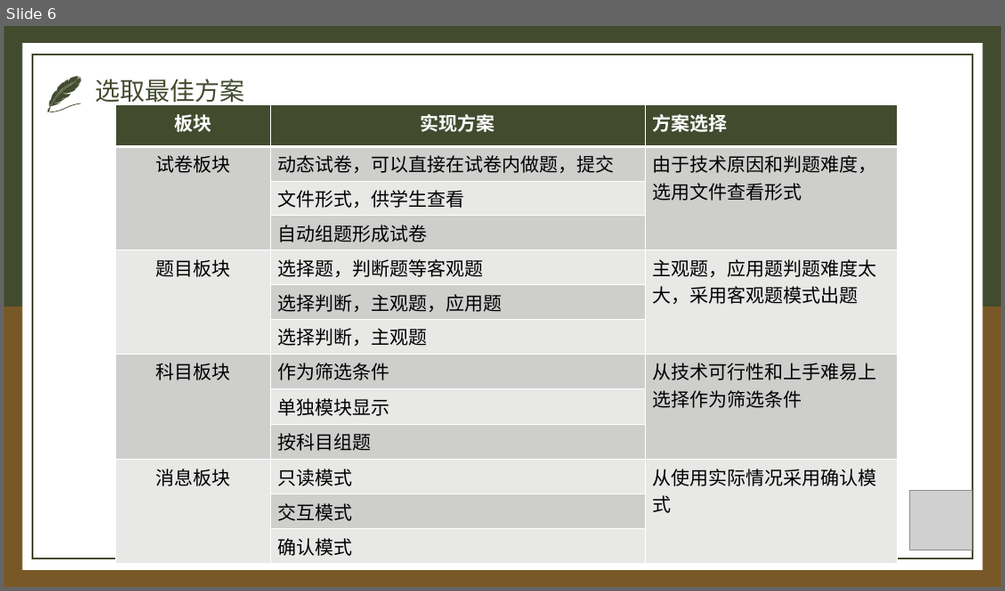
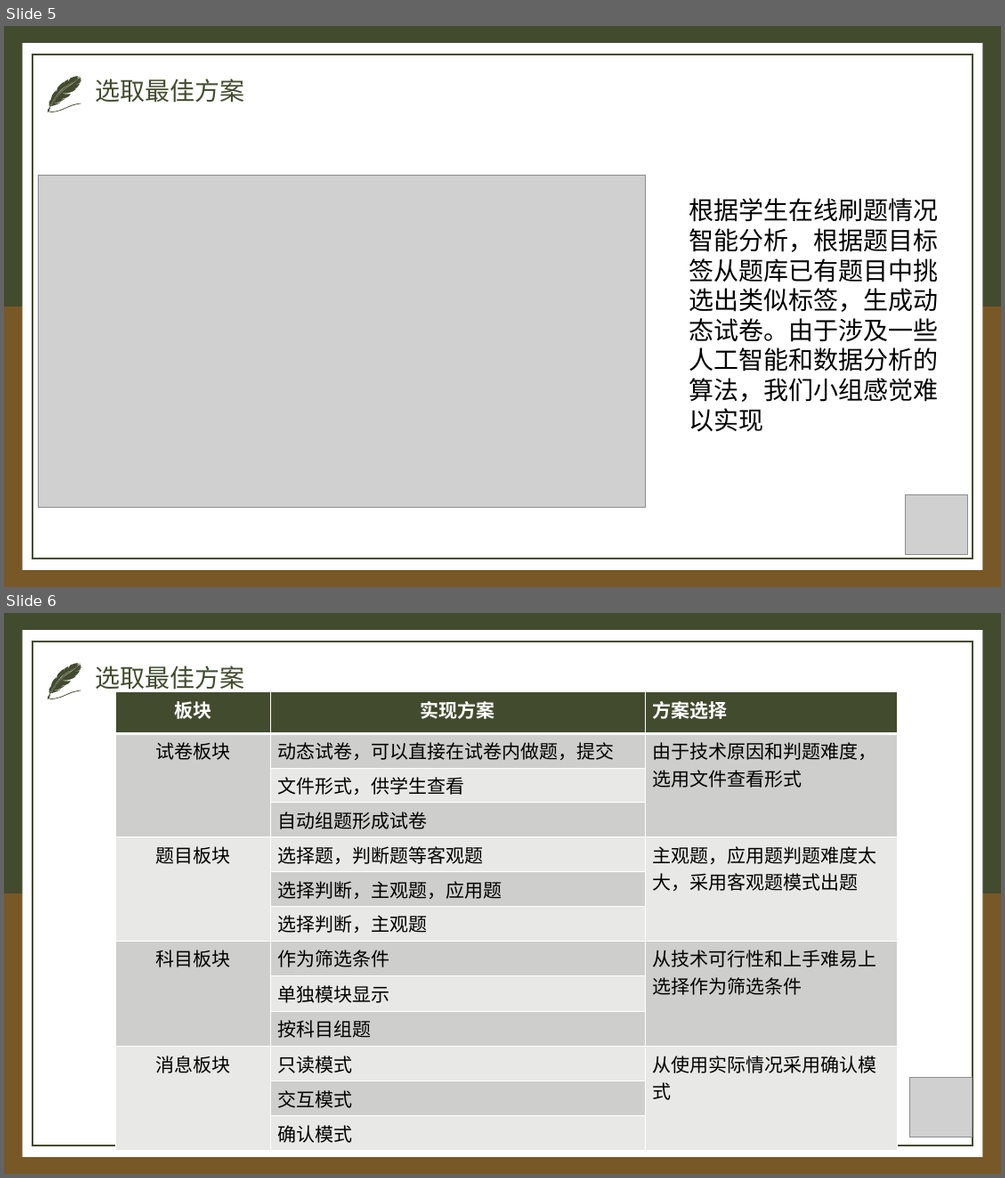
Before and after one commit to IHaoT/aishuati.document, a slide deck: SE2021-G003-总体设计/SE2021-G003-总体设计.pptx. Shown one above the other, each under a label of ours: slide 6 before the commit, slides 5 and 6 after it. The pictures are 1005x591 and 1005x1178 pixels, drawn with LibreOffice and Linux fonts; fonts in the diff are those of the drawing; grey boxes stand for pictures. Boxes give left, top, right and bottom in pixels: in the first picture for what was removed or moved away, otherwise in the second. Text is boxed around its words. In the diff, an @@ line names an element or a change of style, - is before the commit and + after.

```diff
--- a/SE2021-G003-总体设计/SE2021-G003-总体设计.pptx
+++ b/SE2021-G003-总体设计/SE2021-G003-总体设计.pptx
@@ slide 5 added at [4, 26, 1001, 587], background #FFFFFF; not listed: 5 template elements that a slide beside it also shows @@
@@ title added at [95, 79, 244, 103], 24 pt, text #434B2F @@
+选取最佳方案
@@ picture added at [38, 175, 646, 507] @@
@@ text added at [689, 198, 938, 432], 24 pt, text #000000 @@
+根据学生在线刷题情况智能分析，根据题目标签从题库已有题目中挑选出类似标签，生成动态试卷。由于涉及一些人工智能和数据分析的算法，我们小组感觉难以实现
@@ picture added at [905, 495, 967, 554] @@
```
Also in this commit, not shown: 5 slides changed, 3 other slides added, 2 slides removed, 2 other files.
